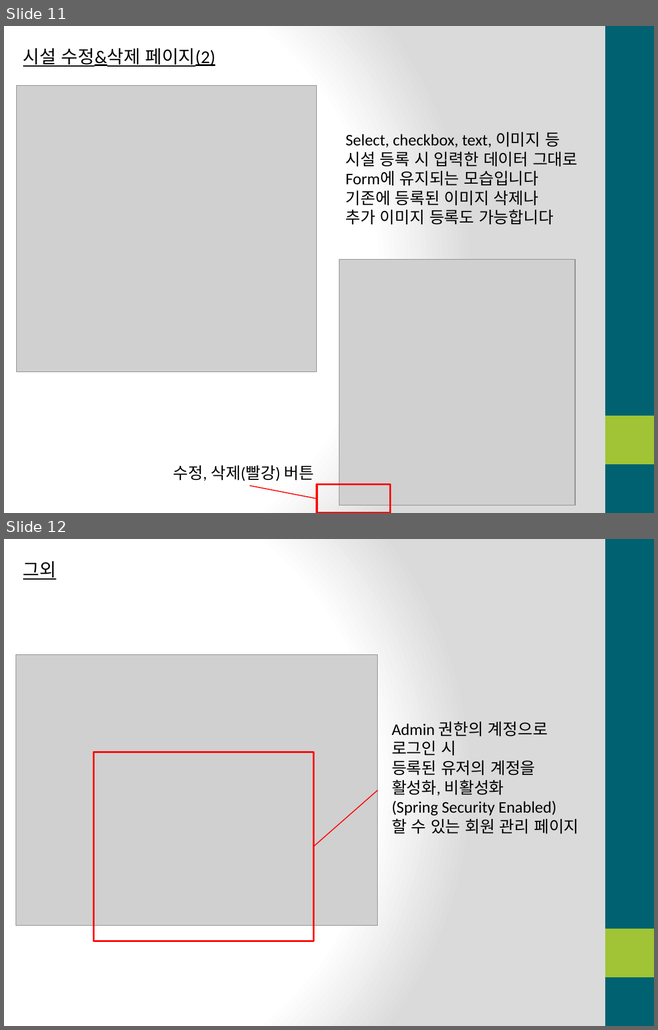
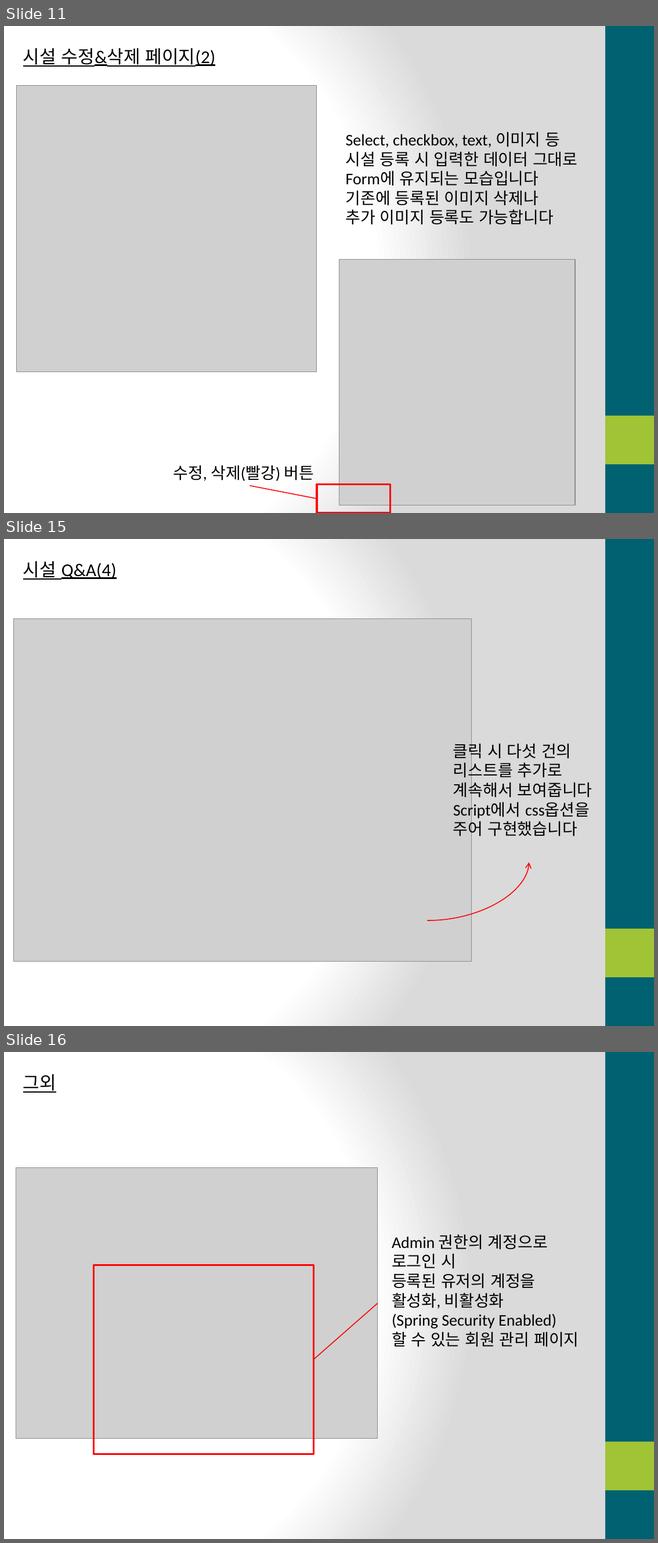
Before and after one commit to atakage/RoujinHome, a slide deck: RoujinHomePPT/RoujinHomePPT.pptx. Shown one above the other, each under a label of ours: slides 11 and 12 before the commit, slides 11, 15 and 16 after it; the slides between them are not shown. The pictures are 658x1030 and 658x1543 pixels, drawn with LibreOffice and Linux fonts; fonts in the diff are those of the drawing; grey boxes stand for pictures. Boxes give left, top, right and bottom in pixels: in the first picture for what was removed or moved away, otherwise in the second. Text is boxed around its words. In the diff, an @@ line names an element or a change of style, - is before the commit and + after.

```diff
--- a/RoujinHomePPT/RoujinHomePPT.pptx
+++ b/RoujinHomePPT/RoujinHomePPT.pptx
@@ slide 15 added at bbox=[4, 539, 654, 1026], background gradient #FFFFFF to #DADADA; not listed: 2 template elements that a slide beside it also shows @@
@@ text added at bbox=[23, 561, 117, 580], 20 pt, text #000000, underline @@
+시설 Q&A(4)
@@ picture added at bbox=[14, 619, 471, 962] @@
@@ text added at bbox=[453, 741, 592, 839], 18 pt, text #000000 @@
+클릭 시 다섯 건의
+리스트를 추가로
+계속해서 보여줍니다
+Script에서 css옵션을
+주어 구현했습니다
@@ curved arrow added from (427, 921) to (529, 863), #FF0000 1 pt @@
@@ what was slide 12 is now slide 16 @@
```
Also in this commit, not shown: 3 slides changed, 5 other slides added, 22 other files.
